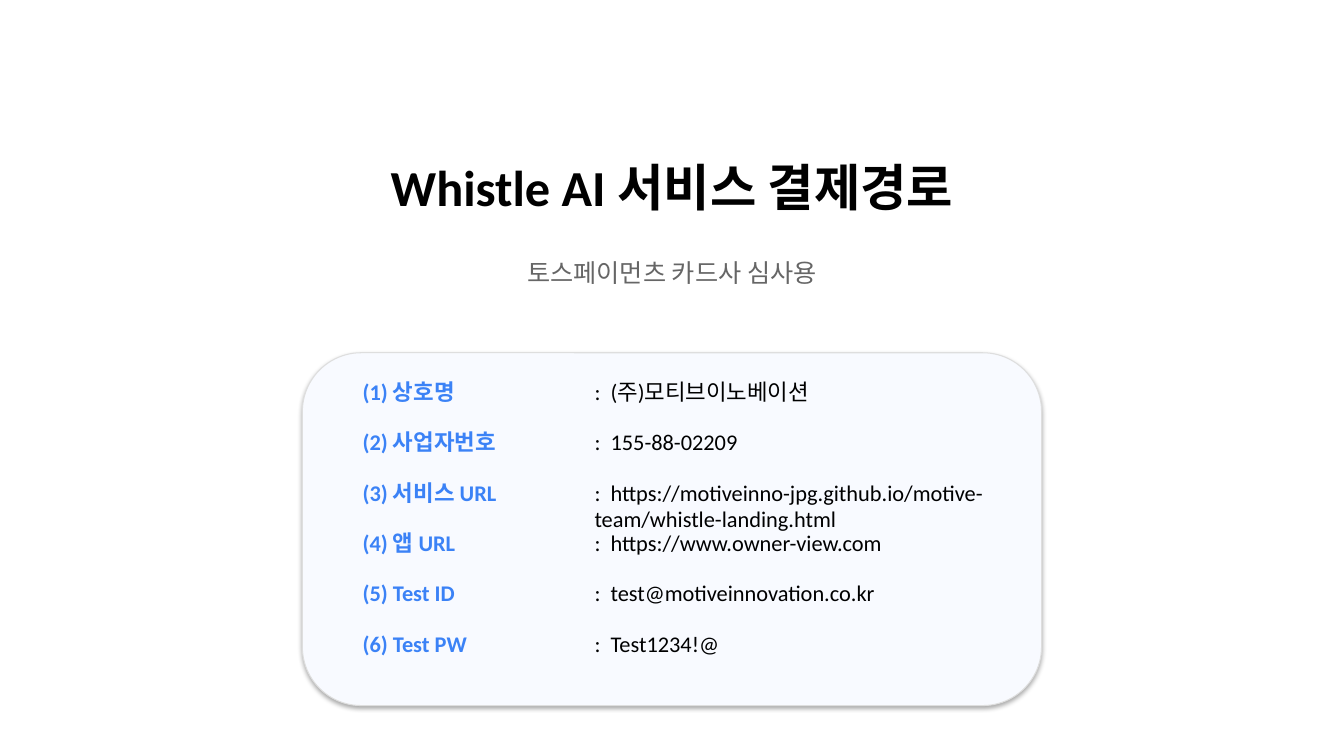
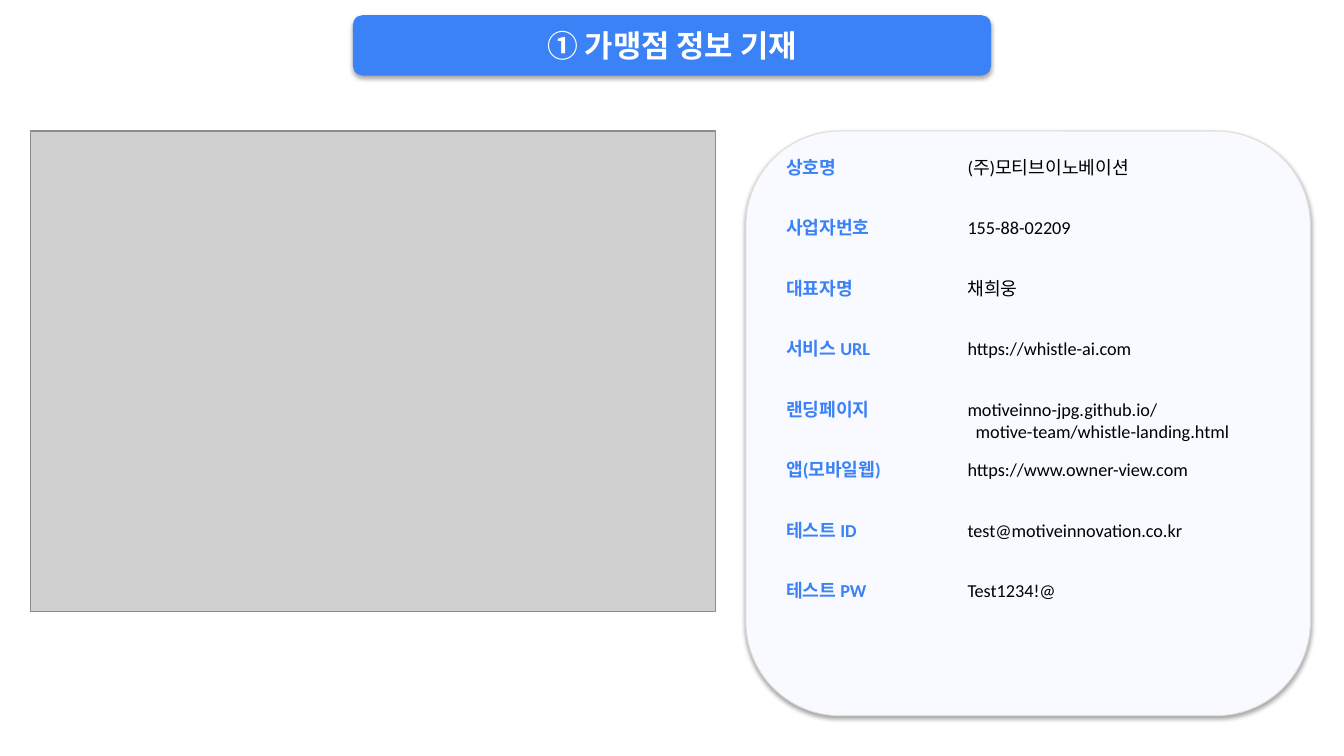
Before and after one commit to motiveinno-jpg/motive-team, a slide deck: slide 1 of whistle-ai-payment-path.pptx. Drawn at 1344x756 pixels with LibreOffice and Linux fonts; fonts in the diff are those of the drawing; grey boxes stand for pictures. Boxes give left, top, right and bottom in pixels: in the first picture for what was removed or moved away, otherwise in the second. Text is boxed around its words. In the diff, an @@ line names an element or a change of style, - is before the commit and + after.

```diff
--- a/whistle-ai-payment-path.pptx
+++ b/whistle-ai-payment-path.pptx
@@ rounded rectangle added at box(353, 15, 991, 76), fill #3B82F6, 22 pt, text #FFFFFF, bold @@
+① 가맹점 정보 기재
@@ picture added at box(30, 131, 716, 612) @@
@@ rounded rectangle: place and size @@
-rounded rectangle at box(302, 353, 1042, 706)
+rounded rectangle at box(746, 131, 1311, 716)
@@ text removed at box(391, 163, 953, 211) @@
-Whistle AI 서비스 결제경로
@@ text at box(786, 158, 836, 176): text changed; size 16 to 13 pt @@
-(1) 상호명
+상호명
@@ text at box(968, 159, 1129, 177): text changed; size 16 to 13 pt @@
-: (주)모티브이노베이션
+(주)모티브이노베이션
@@ text at box(786, 218, 870, 236): text changed; size 16 to 13 pt @@
-(2) 사업자번호
+사업자번호
@@ text at box(968, 221, 1071, 234): text changed; size 16 to 13 pt @@
-: 155-88-02209
+155-88-02209
@@ text removed at box(527, 261, 817, 284) @@
-토스페이먼츠 카드사 심사용
@@ text added at box(786, 279, 853, 297), 13 pt, text #3B82F6, bold @@
+대표자명
@@ text added at box(968, 280, 1018, 297), 13 pt, text #000000 @@
+채희웅
@@ text at box(786, 339, 870, 357): text changed; size 16 to 13 pt @@
-(3) 서비스 URL
+서비스 URL
@@ text added at box(968, 342, 1132, 358), 13 pt, text #000000 @@
+https://whistle-ai.com
@@ text added at box(786, 400, 870, 418), 13 pt, text #3B82F6, bold @@
+랜딩페이지
@@ text at box(968, 403, 1229, 441): text changed; size 16 to 13 pt @@
-: https://motiveinno-jpg.github.io/motive-team/whistle-landing.html
+motiveinno-jpg.github.io/
+motive-team/whistle-landing.html
@@ text added at box(786, 460, 881, 479), 13 pt, text #3B82F6, bold @@
+앱(모바일웹)
@@ text at box(968, 463, 1188, 479): text changed; size 16 to 13 pt @@
-: https://www.owner-view.com
+https://www.owner-view.com
@@ text removed at box(363, 532, 456, 554) @@
-(4) 앱 URL
@@ text added at box(786, 521, 856, 539), 13 pt, text #3B82F6, bold @@
+테스트 ID
@@ text at box(968, 524, 1183, 539): text changed; size 16 to 13 pt @@
-: test@motiveinnovation.co.kr
+test@motiveinnovation.co.kr
@@ text removed at box(363, 584, 455, 604) @@
-(5) Test ID
@@ text added at box(786, 581, 866, 599), 13 pt, text #3B82F6, bold @@
+테스트 PW
@@ text at box(968, 584, 1056, 599): text changed; size 16 to 13 pt @@
-: Test1234!@
+Test1234!@
@@ text removed at box(363, 635, 467, 655) @@
-(6) Test PW
```
Also in this commit, not shown: 8 other slides changed.
